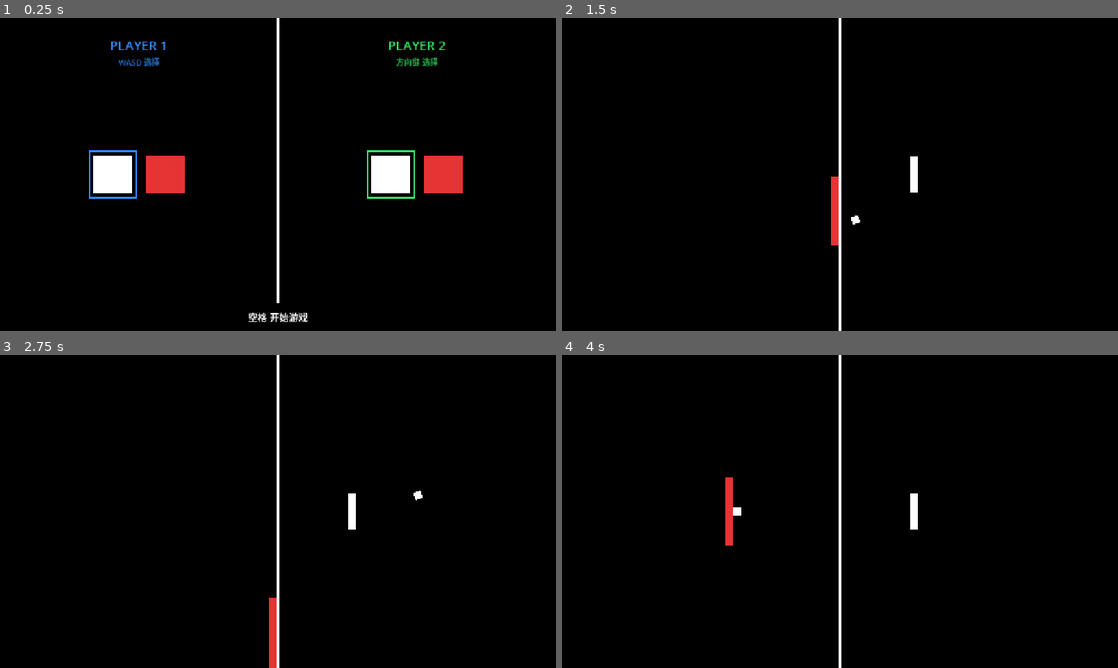
Above: before the commit, frames 1-4 (two rows, left to right).
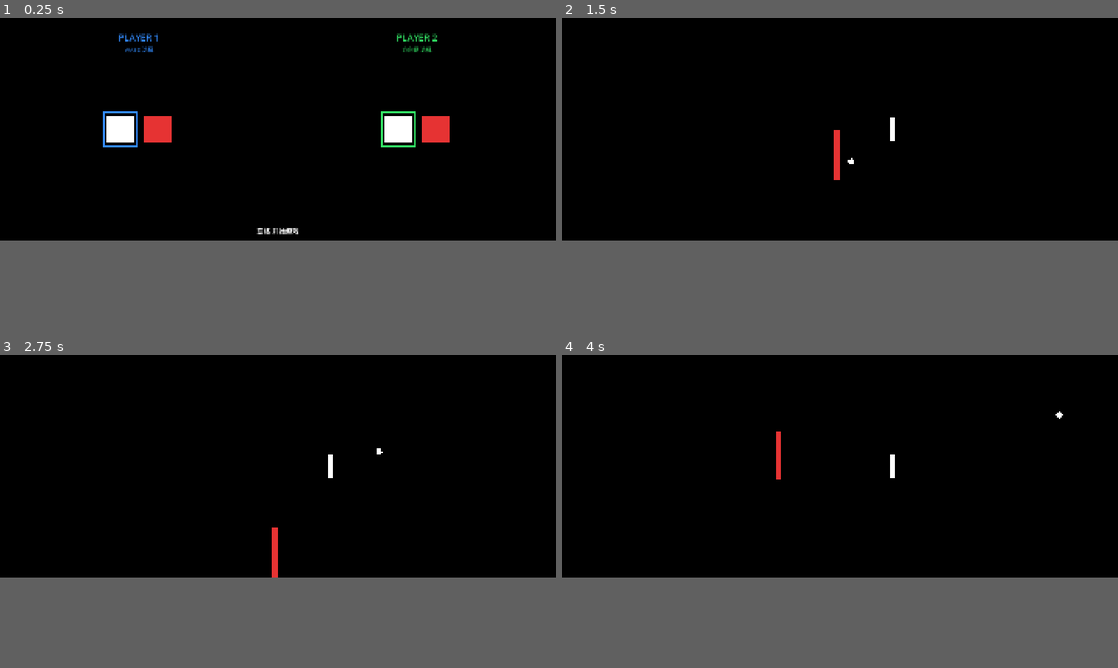
Above: after the commit, the same moments.

Repository: SKHUO/Pong
Game: Godot game, scene res://scenes/character_select/character_select.tscn
Same seed, same stepped clock (60 frames per second), same inputs: the game is played once before the commit and once after it.
Inputs:
- Up to frame 1 (0.25 s): no input
- Up to frame 2 (1.5 s): tap Enter at 0.5 s; hold D 0.53-1.28 s; tap J at 0.6, 1.35 s; tap Space at 0.77 s; hold S from 1.28 s (still down)
- Up to frame 3 (2.75 s): tap Space at 1.52 s; release S at 2.03 s; hold D from 2.03 s (still down); tap J at 2.1 s
- Up to frame 4 (4 s): release D at 2.78 s; hold W 2.78-3.53 s; tap J at 2.85, 3.6 s; tap Space at 3.02, 3.77 s; hold A from 3.53 s (still down)
In our replay, the window is 800x450 before the commit and 800x320 after it. These sizes can differ from the game's own. Grey fills any space a smaller window leaves; there, only what the larger window draws over its background counts as a difference.

The runs differ from the first frame. In frame 1, 7.4% of the frame differs, in the area x 16-84%, y 0-98%; in frame 2, 1.2%; in frame 3, 1.2%; in frame 4, 1.2%.

Commit message:
Adjust playfield aspect ratio and air drag

Diff:
--- a/project.godot
+++ b/project.godot
@@ -21,9 +21,9 @@
 
 [display]
 
-window/size/viewport_width=1280
+window/size/viewport_width=1800
 window/size/viewport_height=720
-window/size/window_width_override=1280
+window/size/window_width_override=1800
 window/size/window_height_override=720
 window/stretch/mode="canvas_items"
 
--- a/scenes/character_select/character_select.tscn
+++ b/scenes/character_select/character_select.tscn
@@ -14,7 +14,7 @@
 
 [node name="FooterBar" type="ColorRect" parent="."]
 offset_top = 656.0
-offset_right = 1280.0
+offset_right = 1800.0
 offset_bottom = 720.0
 mouse_filter = 2
 color = Color(0, 0, 0, 1)
@@ -23,7 +23,7 @@
 
 [node name="Title" type="Label" parent="Player1Area"]
 offset_top = 40.0
-offset_right = 640.0
+offset_right = 900.0
 offset_bottom = 84.0
 mouse_filter = 2
 theme_override_font_sizes/font_size = 30
@@ -33,7 +33,7 @@
 
 [node name="KeyHint" type="Label" parent="Player1Area"]
 offset_top = 88.0
-offset_right = 640.0
+offset_right = 900.0
 offset_bottom = 116.0
 mouse_filter = 2
 theme_override_font_sizes/font_size = 18
@@ -48,9 +48,9 @@
 [node name="Player2Area" type="Node2D" parent="."]
 
 [node name="Title" type="Label" parent="Player2Area"]
-offset_left = 640.0
+offset_left = 900.0
 offset_top = 40.0
-offset_right = 1280.0
+offset_right = 1800.0
 offset_bottom = 84.0
 mouse_filter = 2
 theme_override_font_sizes/font_size = 30
@@ -59,9 +59,9 @@
 vertical_alignment = 1
 
 [node name="KeyHint" type="Label" parent="Player2Area"]
-offset_left = 640.0
+offset_left = 900.0
 offset_top = 88.0
-offset_right = 1280.0
+offset_right = 1800.0
 offset_bottom = 116.0
 mouse_filter = 2
 theme_override_font_sizes/font_size = 18
@@ -75,7 +75,7 @@
 
 [node name="Hint" type="Label" parent="."]
 offset_top = 656.0
-offset_right = 1280.0
+offset_right = 1800.0
 offset_bottom = 720.0
 mouse_filter = 2
 theme_override_font_sizes/font_size = 22
--- a/scenes/shared/background.tscn
+++ b/scenes/shared/background.tscn
@@ -6,7 +6,7 @@
 script = ExtResource("1_background")
 
 [node name="Visual" type="ColorRect" parent="."]
-offset_right = 1280.0
+offset_right = 1800.0
 offset_bottom = 720.0
 mouse_filter = 2
 color = Color(0, 0, 0, 1)
--- a/scripts/character_select/character_select.gd
+++ b/scripts/character_select/character_select.gd
@@ -2,7 +2,7 @@
 class_name CharacterSelect
 
 
-const PLAYFIELD_SIZE := Vector2(1280.0, 720.0)
+const PLAYFIELD_SIZE := Vector2(1800.0, 720.0)
 const BACKGROUND_COLOR := Color.BLACK
 const GAME_SCENE_PATH := "res://scenes/game/game.tscn"
 const CHARACTER_OPTION_SCENE := preload("res://scenes/character_select/character_option.tscn")
--- a/scripts/game/ball.gd
+++ b/scripts/game/ball.gd
@@ -10,7 +10,7 @@
 @export var serve_speed_from_player := 0.18
 @export var serve_spin_from_player := 0.02
 @export var max_ball_speed := 1100.0
-@export var air_drag_coefficient := 0.00012
+@export var air_drag_coefficient := 0.00009
 @export var magnus_strength := 0.035
 @export var spin_damping := 1.2
 @export var max_spin := 35.0
@@ -27,7 +27,7 @@
 
 var velocity := Vector2.ZERO
 var angular_velocity := 0.0
-var playfield_size := Vector2(1280.0, 720.0)
+var playfield_size := Vector2(1800.0, 720.0)
 var attached := true
 
 
--- a/scripts/game/game.gd
+++ b/scripts/game/game.gd
@@ -2,7 +2,7 @@
 class_name PongGame
 
 
-const PLAYFIELD_SIZE := Vector2(1280.0, 720.0)
+const PLAYFIELD_SIZE := Vector2(1800.0, 720.0)
 const BACKGROUND_COLOR := Color.BLACK
 const PADDLE_OFFSET_FROM_CENTER := 170.0
 const PLAYER_1_SIDE := -1
--- a/scripts/game/player.gd
+++ b/scripts/game/player.gd
@@ -12,9 +12,9 @@
 @onready var skill_trail: SkillTrail = $SkillTrail
 @onready var visual: ColorRect = $Visual
 
-var playfield_size := Vector2(1280.0, 720.0)
+var playfield_size := Vector2(1800.0, 720.0)
 var min_center_x := 0.0
-var max_center_x := 1280.0
+var max_center_x := 1800.0
 var body_color := Color.WHITE
 var velocity := Vector2.ZERO
 var _skill_time_remaining := 0.0
Not shown, changed: docs/PRODUCT_DESIGN.md
Not shown, changed: docs/TECHNICAL_DESIGN.md
